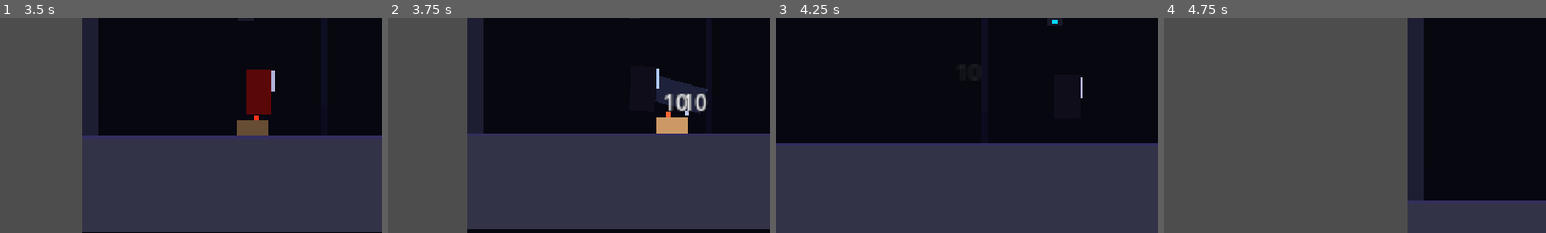
Above: before the commit, frames 1-4 (left to right).
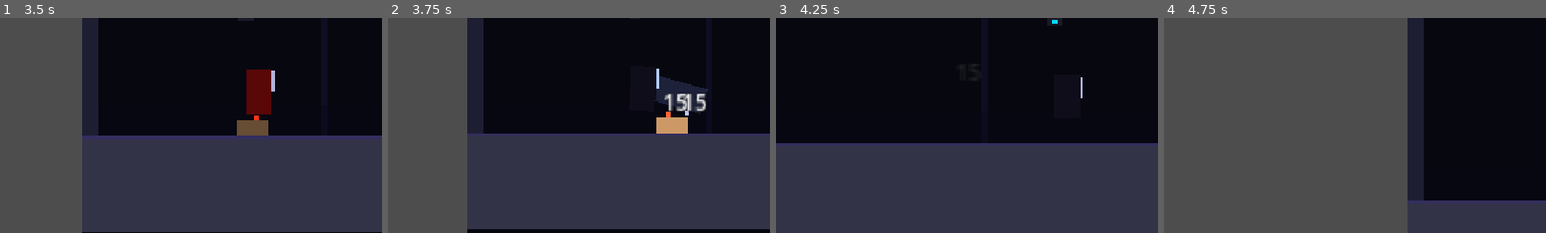
Above: after the commit, the same moments.

Repository: yuejiyanshijie-cell/VoidHunter
Game: Godot game, scene res://scenes/main_level.tscn
The game is run twice, just before and just after one commit, with the same random seed, the same clock (stepped at 60 frames per second) and the same inputs.
Inputs (mouse positions are % of the whole screen's width and height, from its top left):
- Up to frame 1 (3.5 s): move the mouse to (72, 45) at 0.52 s; hold D (move_right) 0.53-2.03 s; click (72, 45) at 0.6 s; tap W (jump) at 0.77, 1.52, 3.02 s; move the mouse to (30, 55) at 1.27 s; click (30, 55) at 1.35 s; tap Enter at 2 s; move the mouse to (60, 28) at 2.02 s; hold A (move_left) 2.03-2.78 s; tap Shift (dash) at 2.1 s; click (60, 28) at 2.3 s; move the mouse to (45, 70) at 2.77 s; hold D (move_right) from 2.78 s (still down); tap Page Down (dodge) at 2.85 s; click (45, 70) at 3.05 s
- Up to frame 2 (3.75 s): keep holding D (move_right); move the mouse to (80, 65) at 3.52 s; click (80, 65) at 3.6 s
- Up to frame 3 (4.25 s): keep holding D (move_right); tap W (jump) at 3.77 s
- Up to frame 4 (4.75 s): move the mouse to (20, 35) at 4.27 s; release D (move_right) at 4.28 s; hold A (move_left) from 4.28 s (still down); click (20, 35) at 4.35 s; tap W (jump) at 4.52 s
The pictures show only the part of the screen within x 0-50%, y 28-78%; the shares and areas given below are measured in that part.

Frame 1 is identical in both runs. In frame 2, 0.3% of the frame differs, in the area x 75-84%, y 35-44%; in frame 3, less than 0.1%; in frame 4, nothing differs.

Commit message:
平衡性调整：敌人血量减半，玩家伤害提升50%，连招可秒杂兵

Diff:
--- a/scripts/enemy/enemy_boss.gd
+++ b/scripts/enemy/enemy_boss.gd
@@ -4,9 +4,9 @@
 
 enum BossPhase { PHASE1, PHASE2 }
 
-var current_health: float = 500.0
-var max_health: float = 500.0
-var attack_damage: float = 25.0
+var current_health: float = 300.0
+var max_health: float = 300.0
+var attack_damage: float = 18.0
 var move_speed: float = 150.0
 var knockback_resist: float = 5.0
 var detection_range: float = 500.0
--- a/scripts/enemy/enemy_bug.gd
+++ b/scripts/enemy/enemy_bug.gd
@@ -5,8 +5,8 @@
 enum State { IDLE, PATROL, CHASE, ATTACK, STUNNED, DEAD }
 
 var current_state: State = State.IDLE
-var current_health: float = 30.0
-var max_health: float = 30.0
+var current_health: float = 20.0
+var max_health: float = 20.0
 var move_speed: float = 120.0
 var attack_damage: float = 10.0
 var knockback_resist: float = 0.5
--- a/scripts/enemy/enemy_guard.gd
+++ b/scripts/enemy/enemy_guard.gd
@@ -5,10 +5,10 @@
 enum State { IDLE, PATROL, CHASE, MAINTAIN_DISTANCE, ATTACK, STUNNED, DEAD }
 
 var current_state: State = State.IDLE
-var current_health: float = 80.0
-var max_health: float = 80.0
+var current_health: float = 45.0
+var max_health: float = 45.0
 var move_speed: float = 60.0
-var attack_damage: float = 15.0
+var attack_damage: float = 10.0
 var knockback_resist: float = 2.0
 var detection_range: float = 350.0
 var ideal_distance: float = 150.0  # 和玩家保持的理想距离
--- a/scripts/globals/game_constants.gd
+++ b/scripts/globals/game_constants.gd
@@ -32,8 +32,8 @@
 # =============================================================================
 # 战斗属性
 # =============================================================================
-const ATTACK_DAMAGE_LIGHT := 10.0
-const ATTACK_DAMAGE_HEAVY := 25.0
+const ATTACK_DAMAGE_LIGHT := 15.0
+const ATTACK_DAMAGE_HEAVY := 35.0
 const ATTACK_DAMAGE_DOWNSTRIKE := 18.0
 const DODGE_DURATION := 0.3
 const DODGE_COOLDOWN := 0.5
@@ -42,12 +42,12 @@
 # =============================================================================
 # 技能属性
 # =============================================================================
-const SKILL1_DAMAGE := 20.0
+const SKILL1_DAMAGE := 30.0
 const SKILL1_KNOCKBACK := 400.0
 const SKILL1_COOLDOWN := 3.0
 const SKILL1_RANGE := 150.0
 
-const SKILL2_DAMAGE := 35.0
+const SKILL2_DAMAGE := 45.0
 const SKILL2_RANGE := 120.0
 const SKILL2_COOLDOWN := 8.0
 const SKILL2_DURATION := 2.0
@@ -56,16 +56,16 @@
 # 敌人属性
 # =============================================================================
 const ENEMY_BUG_SPEED := 120.0
-const ENEMY_BUG_HEALTH := 30.0
+const ENEMY_BUG_HEALTH := 20.0
 const ENEMY_BUG_DAMAGE := 10.0
 
 const ENEMY_GUARD_SPEED := 60.0
-const ENEMY_GUARD_HEALTH := 80.0
-const ENEMY_GUARD_DAMAGE := 15.0
+const ENEMY_GUARD_HEALTH := 45.0
+const ENEMY_GUARD_DAMAGE := 10.0
 
 const ENEMY_BOSS_SPEED := 150.0
-const ENEMY_BOSS_HEALTH := 500.0
-const ENEMY_BOSS_DAMAGE := 25.0
+const ENEMY_BOSS_HEALTH := 300.0
+const ENEMY_BOSS_DAMAGE := 18.0
 
 # =============================================================================
 # 输入缓存
